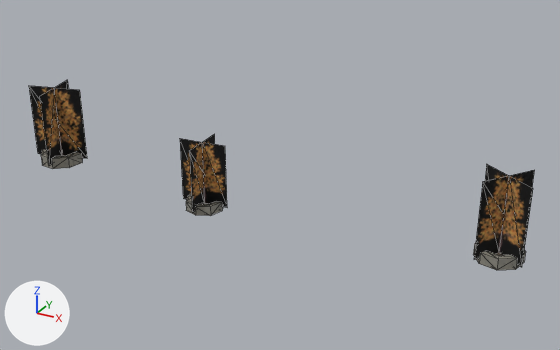
Before and after pictures for a commit that changed the OBJ model examples/vehicle-playground/res/models/urban/procgen-procpain-tree-park-large-x1z2.obj.
The view is the same before and after, from a camera (50 mm lens) standing at (31.8, -30.8, 30.7) and looking at (1.6, 24.1, 3.3). The axes (+X, +Y, +Z) are drawn at lower left. The lights are the same throughout. The older version comes first. Mesh edges are drawn as thin lines. Where no turn or scale is listed for an object, it has been applied to the vertices. Vertices at exactly the same position are counted once.

Objects in the first picture: 'procgen-procpain-tree-park-large-x1z2'.
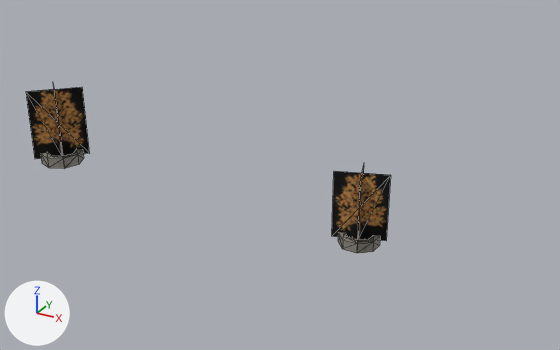
Boxes (x1, y1, x2, y2) around the edits, measured in the pictures (560 x 350 px; the box of a moved part takes in the faces that stretch with it):
'procgen-procpain-tree-park-large-x1z2', reshaped (28% narrower, 12% shorter): before (29, 80, 535, 270); after (26, 85, 391, 253)
part 1 of me_procgen_procpain_tree_park_large_x1z2, moved or reshaped: before (180, 134, 227, 213); after (332, 166, 391, 243)
part 2 of me_procgen_procpain_tree_park_large_x1z2, moved or reshaped: before (41, 149, 83, 169); after (41, 149, 84, 168)
part 3 of me_procgen_procpain_tree_park_large_x1z2, moved or reshaped: before (186, 196, 223, 216); after (338, 232, 380, 253)
part 4 of me_procgen_procpain_tree_park_large_x1z2, deleted: before (473, 243, 526, 270)
part 5 of me_procgen_procpain_tree_park_large_x1z2, deleted: before (474, 164, 535, 267)
part 6 of me_procgen_procpain_tree_park_large_x1z2, moved or reshaped: before (29, 80, 87, 166); after (26, 85, 89, 163)

The change, as a diff of the scene's bpy script:
```diff
--- a/examples/vehicle-playground/res/models/urban/procgen-procpain-tree-park-large-x1z2.obj.py
+++ b/examples/vehicle-playground/res/models/urban/procgen-procpain-tree-park-large-x1z2.obj.py
@@ me_procgen_procpain_tree_park_large_x1z2 @@
 # used by ob_procgen_procpain_tree_park_large_x1z2; location = (0.0, 0.0, 0.0)
-me_procgen_procpain_tree_park_large_x1z2.from_pydata(...)  # 126 vertices, 204 faces; spans x -25.9..23.1, y 18.8..26.7, z 0.0..7.8
+me_procgen_procpain_tree_park_large_x1z2.from_pydata(...)  # 84 vertices, 136 faces; spans x -25.4..12.5, y 19.4..25.2, z 0.0..7.6
+# me_procgen_procpain_tree_park_large_x1z2 part 1: the loose piece of 10 vertices spanning x -6.6..-2.2, y 18.8..23.3, z 0.4..6.3 is turned 103.7 degrees about the z axis through its middle, then moved by (14.8, 0.5, 0.0)
+# me_procgen_procpain_tree_park_large_x1z2 part 2: the loose piece of 32 vertices spanning x -25.3..-21.2, y 21.0..25.1, z 0.0..1.1 is turned 31.1 degrees about the z axis through its middle and scaled by 0.98
+# me_procgen_procpain_tree_park_large_x1z2 part 3: the loose piece of 32 vertices spanning x -6.1..-2.7, y 19.3..22.7, z 0.0..0.9 is turned 103.7 degrees about the z axis through its middle, then moved by (14.8, 0.5, 0.0)
+# me_procgen_procpain_tree_park_large_x1z2 part 4: the loose piece of 32 vertices spanning x 19.1..23.0, y 22.7..26.5, z 0.0..1.0 is deleted
+# me_procgen_procpain_tree_park_large_x1z2 part 5: the loose piece of 10 vertices spanning x 18.9..23.1, y 22.5..26.7, z 0.5..7.1 is deleted
+# me_procgen_procpain_tree_park_large_x1z2 part 6
+# 9 vertices are removed from x -25.9..-20.6, y 20.4..25.8, z 0.5..7.8
+# 8 faces are deleted
+# 4 vertices are added at (-25.2, 24.9, 0.5), (-21.3, 21.2, 0.5), (-25.1, 21.1, 0.5), (-21.4, 25.0, 0.5)
+# 5 new vertices lie (0.0, 0.0, 7.1) away from vertices in x -25.2..-21.3, y 21.1..25.0, z 0.5
+# 8 new faces join them, mat_treea (picture img_treea_png)
 me_procgen_procpain_tree_park_large_x1z2.materials.append(mat_treea)
```
